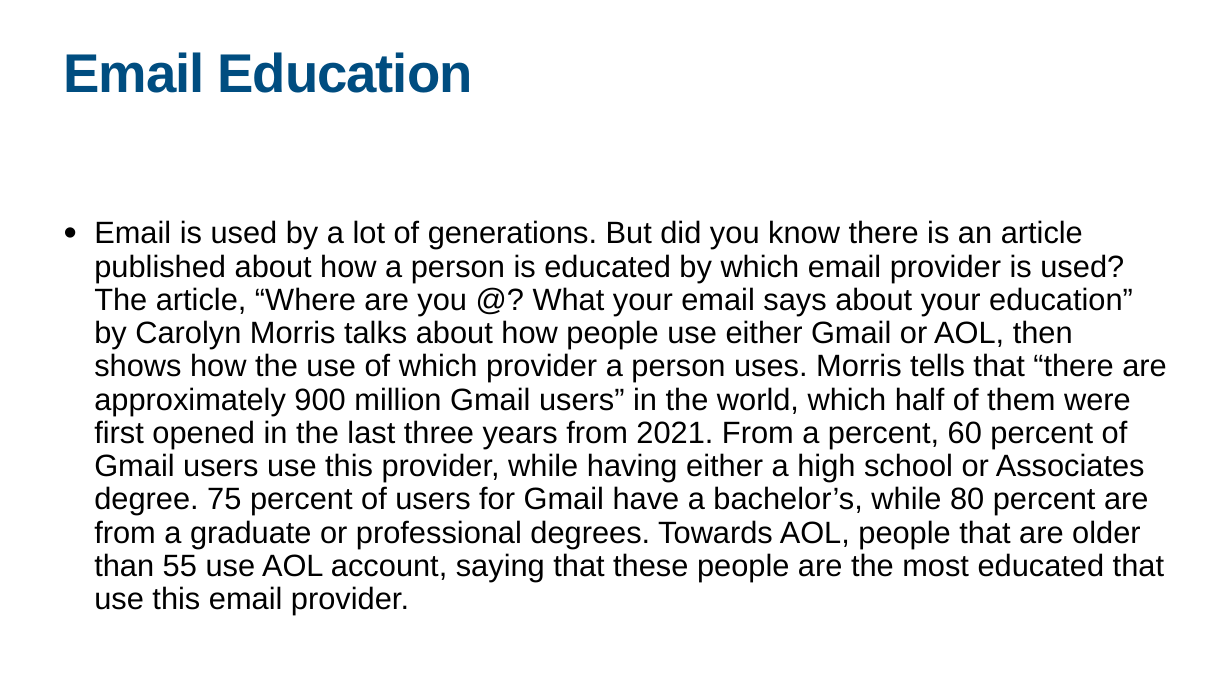
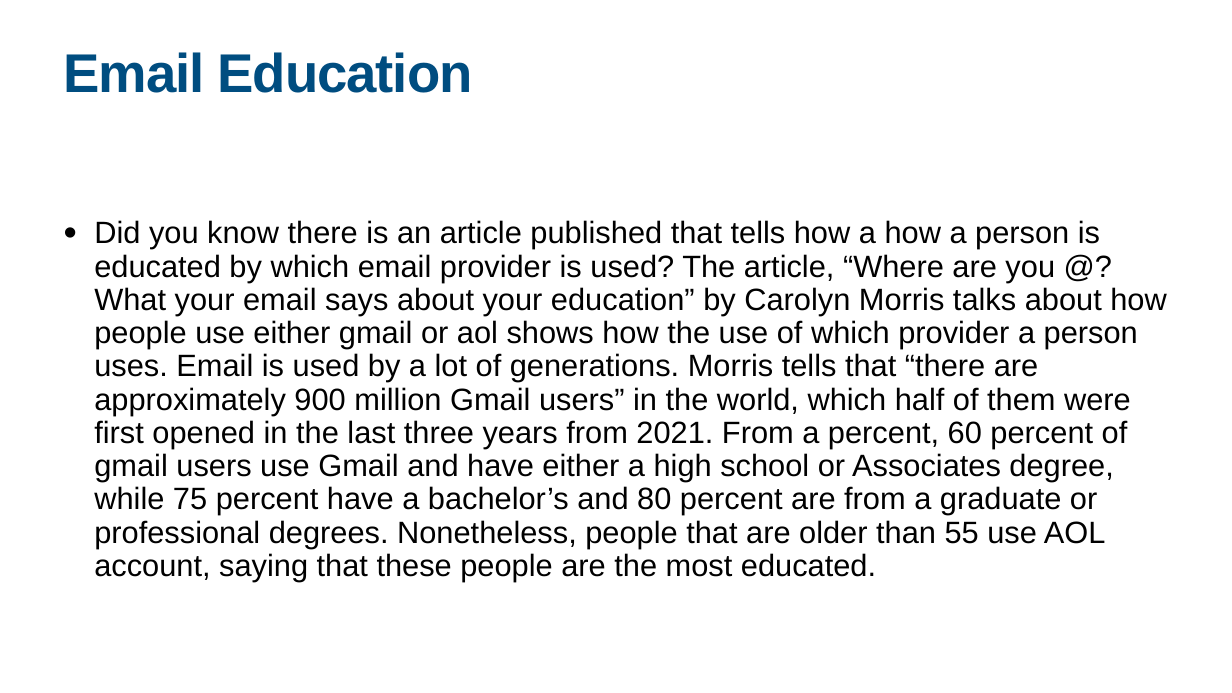
Before and after one commit to Jake-guerrero/Email-Usage, a slide deck: slide 5 of Email Usage.pptx. Drawn at 1232x693 pixels with LibreOffice and Linux fonts; fonts in the diff are those of the drawing. Boxes give left, top, right and bottom in pixels: in the first picture for what was removed or moved away, otherwise in the second. Text is boxed around its words. In the diff, an @@ line names an element or a change of style, - is before the commit and + after.

```diff
--- a/Email Usage.pptx
+++ b/Email Usage.pptx
@@ text at bbox=[94, 220, 1166, 582]: text changed @@
-• Email is used by a lot of generations. But did you know there is an article published about how a person is educated by which email provider is used? The article, “Where are you @? What your email says about your education” by Carolyn Morris talks about how people use either Gmail or AOL, then shows how the use of which provider a person uses. Morris tells that “there are approximately 900 million Gmail users” in the world, which half of them were first opened in the last three years from 2021. From a percent, 60 percent of Gmail users use this provider, while having either a high school or Associates degree. 75 percent of users for Gmail have a bachelor’s, while 80 percent are from a graduate or professional degrees. Towards AOL, people that are older than 55 use AOL account, saying that these people are the most educated that use this email provider.
+• Did you know there is an article published that tells how a how a person is educated by which email provider is used? The article, “Where are you @? What your email says about your education” by Carolyn Morris talks about how people use either gmail or aol shows how the use of which provider a person uses. Email is used by a lot of generations. Morris tells that “there are approximately 900 million Gmail users” in the world, which half of them were first opened in the last three years from 2021. From a percent, 60 percent of gmail users use Gmail and have either a high school or Associates degree, while 75 percent have a bachelor’s and 80 percent are from a graduate or professional degrees. Nonetheless, people that are older than 55 use AOL account, saying that these people are the most educated.
```
Also in this commit, not shown: 3 other slides changed, 2 other files.
